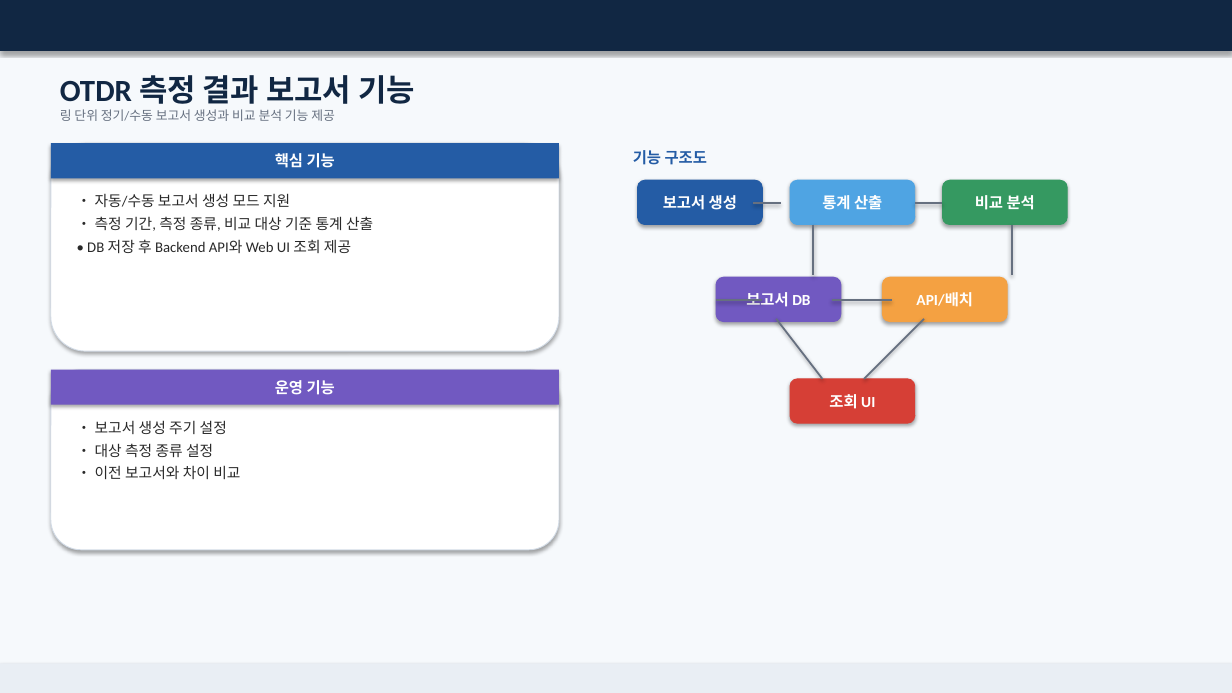
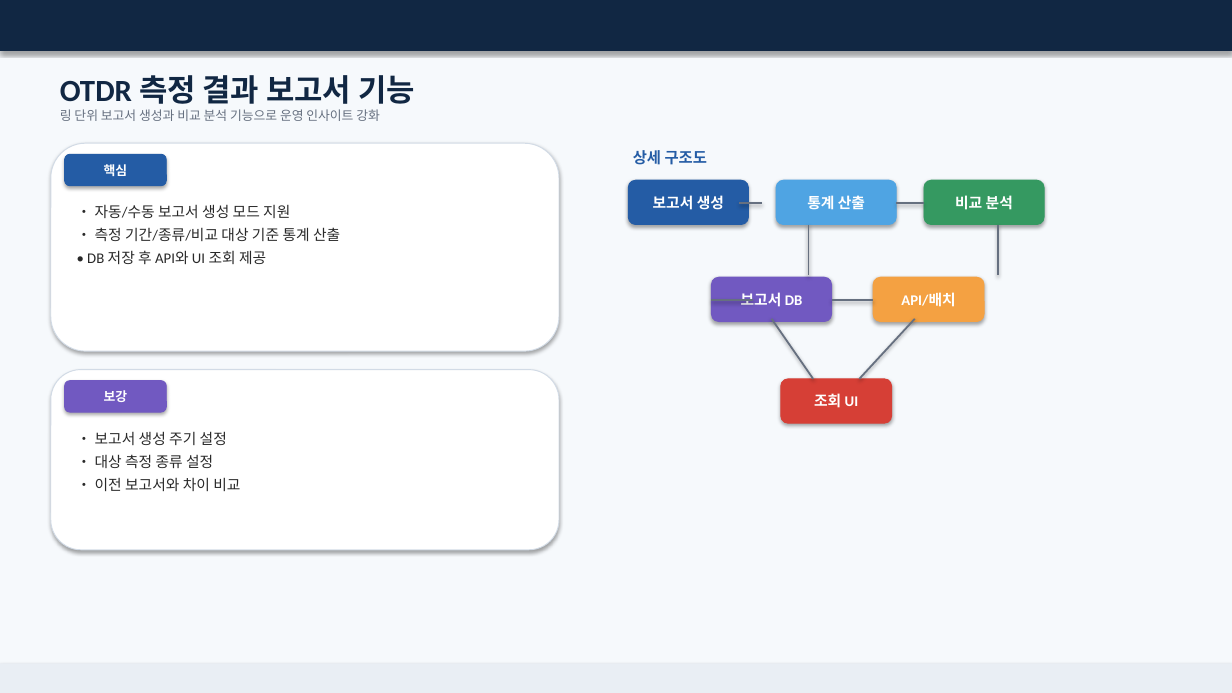
Before and after one commit to gmncreat/project-plan, a slide deck: slide 10 of output/SKT_OTDR_선로품질관리시스템_고도화_개발계획서_최종.pptx. Drawn at 1232x693 pixels with LibreOffice and Linux fonts; fonts in the diff are those of the drawing. Boxes give left, top, right and bottom in pixels: in the first picture for what was removed or moved away, otherwise in the second. Text is boxed around its words. In the diff, an @@ line names an element or a change of style, - is before the commit and + after.

```diff
--- a/output/SKT_OTDR_선로품질관리시스템_고도화_개발계획서_최종.pptx
+++ b/output/SKT_OTDR_선로품질관리시스템_고도화_개발계획서_최종.pptx
@@ text at box(60, 109, 380, 121): text changed @@
-링 단위 정기/수동 보고서 생성과 비교 분석 기능 제공
+링 단위 보고서 생성과 비교 분석 기능으로 운영 인사이트 강화
@@ rounded rectangle "핵심": place and size @@
-rounded rectangle "핵심" at box(51, 143, 559, 178)
+rounded rectangle "핵심" at box(65, 154, 166, 186)
@@ rounded rectangle "핵심" at box(65, 154, 166, 186): rectangle to rounded rectangle; outline none to #245CA5 0.75 pt @@
@@ text in rounded rectangle at box(104, 164, 128, 176): text changed; size 12 to 10 pt @@
-핵심 기능
+핵심
@@ text at box(633, 150, 707, 165): text changed @@
-기능 구조도
+상세 구조도
@@ text "• 자동/수동 보고서 생성 모드 ...": place and size @@
-text "• 자동/수동 보고서 생성 모드 ..." at box(87, 193, 373, 253)
+text "• 자동/수동 보고서 생성 모드 ..." at box(87, 204, 340, 264)
@@ rounded rectangle "보고서 생성": place and size @@
-rounded rectangle "보고서 생성" at box(638, 180, 762, 225)
+rounded rectangle "보고서 생성" at box(628, 180, 749, 225)
@@ line moved from (753, 203) - (781, 203) to (739, 203) - (762, 203) @@
@@ rounded rectangle "통계 산출": place and size @@
-rounded rectangle "통계 산출" at box(790, 180, 915, 225)
+rounded rectangle "통계 산출" at box(776, 180, 897, 225)
@@ line moved from (915, 203) - (943, 203) to (897, 203) - (924, 203) @@
@@ rounded rectangle "비교 분석": place and size @@
-rounded rectangle "비교 분석" at box(943, 180, 1067, 225)
+rounded rectangle "비교 분석" at box(924, 180, 1044, 225)
@@ text at box(87, 227, 340, 264): text changed @@
-• 측정 기간, 측정 종류, 비교 대상 기준 통계 산출
-• DB 저장 후 Backend API와 Web UI 조회 제공
+• 측정 기간/종류/비교 대상 기준 통계 산출
+• DB 저장 후 API와 UI 조회 제공
@@ line moved from (813, 225) - (813, 275) to (809, 225) - (809, 275) @@
@@ line moved from (1012, 225) - (1012, 275) to (998, 225) - (998, 275) @@
@@ rounded rectangle "보고서 DB": place and size @@
-rounded rectangle "보고서 DB" at box(716, 277, 841, 322)
+rounded rectangle "보고서 DB" at box(712, 277, 832, 322)
@@ rounded rectangle "API/배치": place and size @@
-rounded rectangle "API/배치" at box(883, 277, 1007, 322)
+rounded rectangle "API/배치" at box(873, 277, 984, 322)
@@ line moved from (762, 300) - (716, 300) to (753, 300) - (712, 300) @@
@@ line moved from (776, 319) - (823, 379) to (772, 319) - (813, 379) @@
@@ line moved from (832, 300) - (892, 300) to (832, 300) - (873, 300) @@
@@ line moved from (924, 319) - (864, 379) to (915, 319) - (860, 379) @@
@@ rectangle removed at box(51, 370, 559, 405) @@
-운영 기능
@@ rounded rectangle added at box(65, 381, 166, 412), fill #7159C1, outline #7159C1 0.75 pt, 10 pt, text #FFFFFF, bold @@
+보강
@@ size 12 to 11.5 pt in 6 elements at box(712, 277, 832, 322), box(628, 180, 749, 225), box(776, 180, 897, 225), box(924, 180, 1044, 225), box(873, 277, 984, 322), box(781, 379, 892, 423) @@
@@ rounded rectangle "조회 UI": place and size @@
-rounded rectangle "조회 UI" at box(790, 379, 915, 423)
+rounded rectangle "조회 UI" at box(781, 379, 892, 423)
@@ text "• 보고서 생성 주기 설정": place and size @@
-text "• 보고서 생성 주기 설정" at box(95, 420, 240, 479)
+text "• 보고서 생성 주기 설정" at box(95, 431, 240, 491)
```
Also in this commit, not shown: 10 other slides changed.
